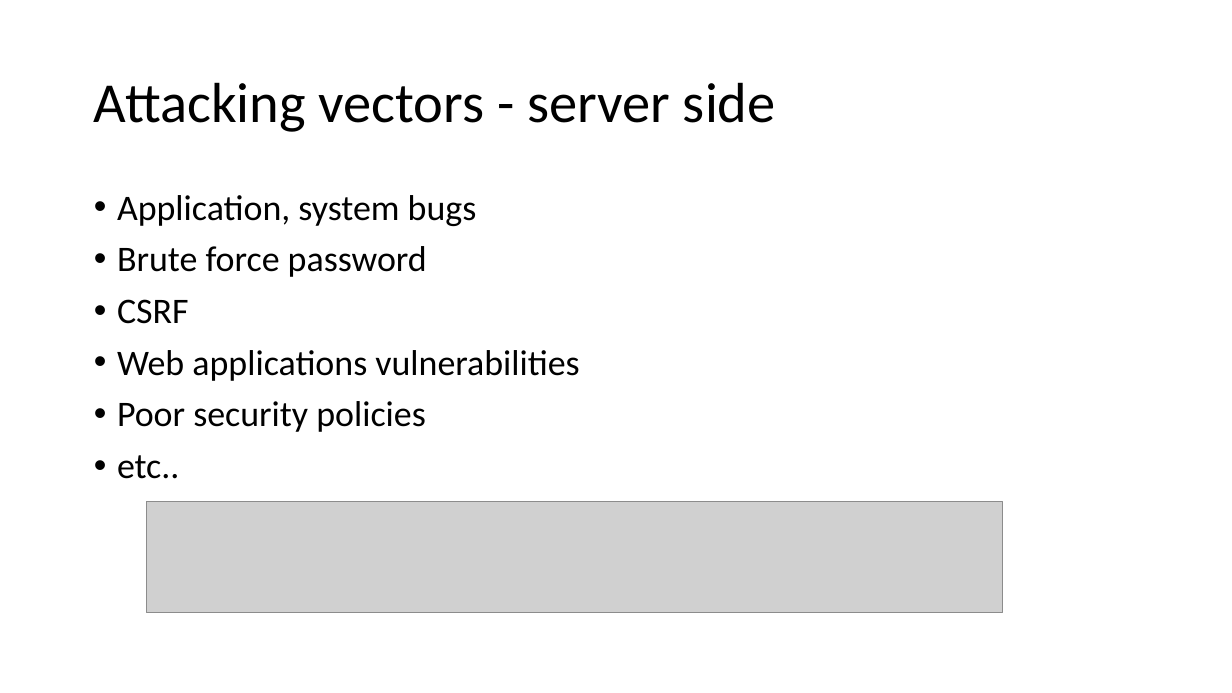
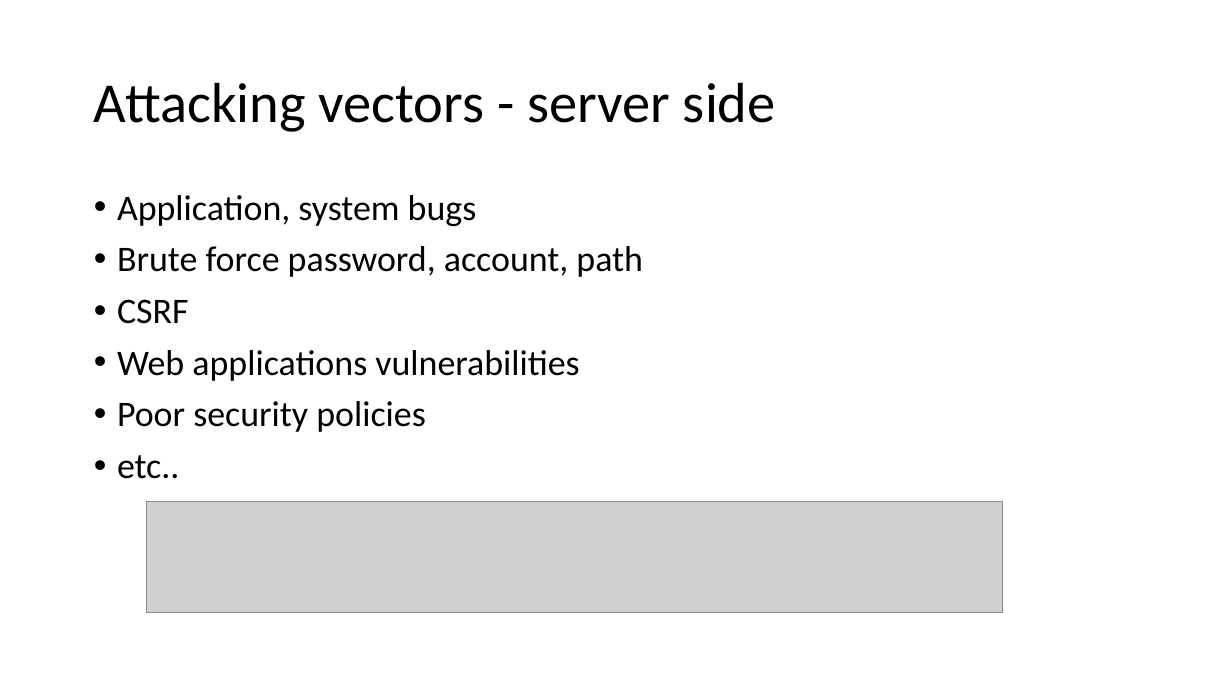
Before and after one commit to jacqbb/webscan, a slide deck: slide 6 of urlinfo_presentation.pptx. Drawn at 1232x693 pixels with LibreOffice and Linux fonts; fonts in the diff are those of the drawing; grey boxes stand for pictures; background and template pictures are left out. Boxes give left, top, right and bottom in pixels: in the first picture for what was removed or moved away, otherwise in the second. Text is boxed around its words. In the diff, an @@ line names an element or a change of style, - is before the commit and + after.

```diff
--- a/urlinfo_presentation.pptx
+++ b/urlinfo_presentation.pptx
@@ text at (117,246,643,277): text changed @@
-• Brute force password
+• Brute force password, account, path
```
Also in this commit, not shown: 17 other slides changed, 1 slide removed, 5 other files.
